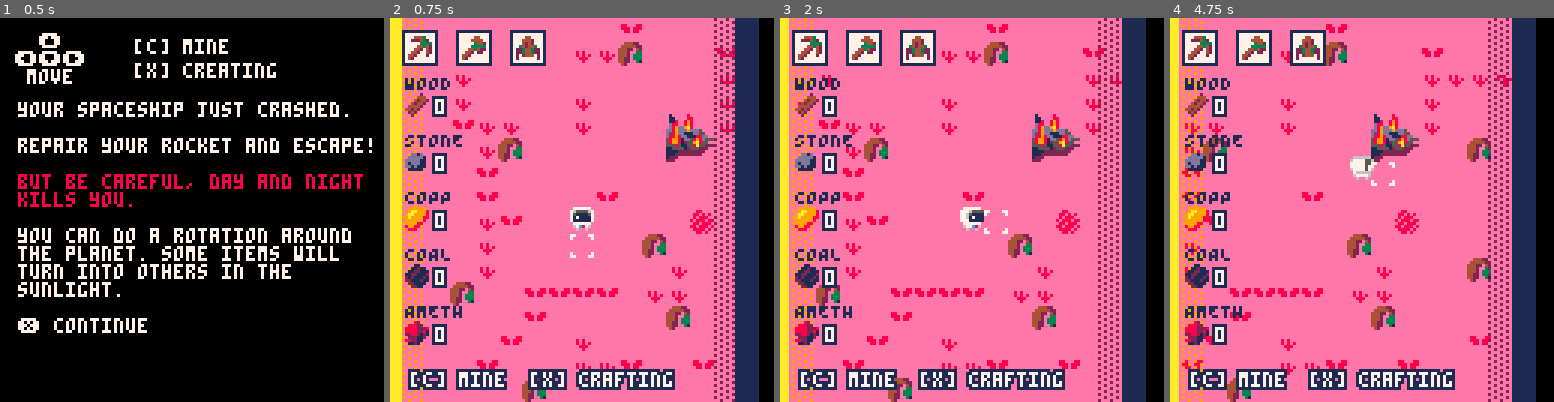
Above: before the commit, frames 1-4 (left to right).
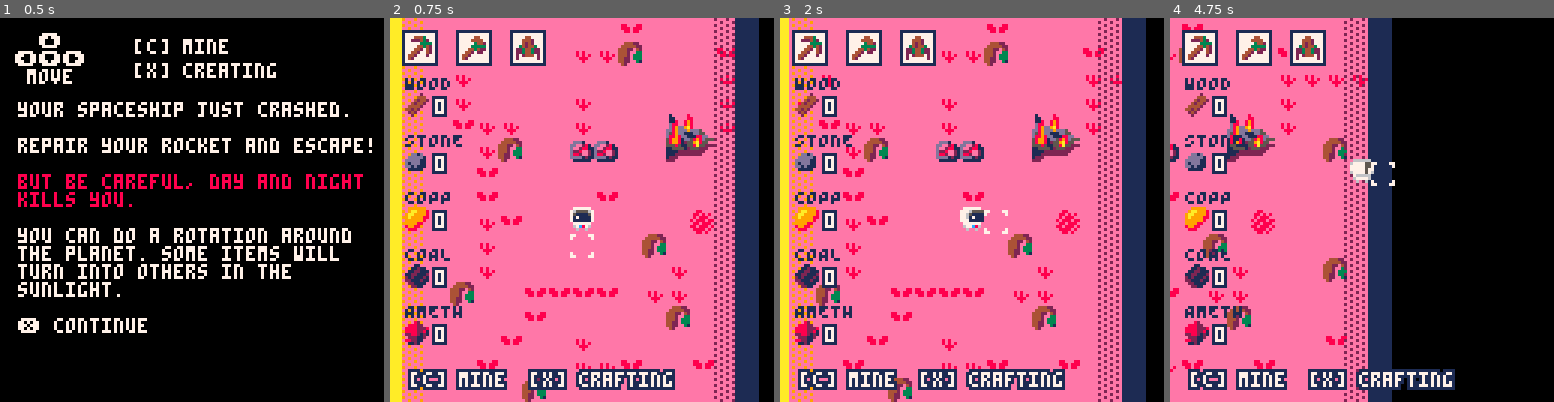
Above: after the commit, the same moments.

Repository: ARKANYOTA/ludumdare47
Game: PICO-8 cartridge arkanv1.p8
Same seed, same stepped clock (60 frames per second), same inputs: the game is played once before the commit and once after it.
Inputs (mouse positions are in pixels of both pictures, inside the frame that each line leads up to):
- Up to frame 1 (0.5 s): tap X (X key) at 0.33 s
- Up to frame 2 (0.75 s): click (670, 121) at 0.67 s; tap O (Z key) at 0.7 s
- Up to frame 3 (2 s): tap X (X key) at 1.07, 1.85 s; click (826, 267) at 1.22 s; hold Right from 1.6 s (still down); tap O (Z key) at 1.7 s; click (887, 114) at 1.77 s
- Up to frame 4 (4.75 s): release Right at 2.1 s; tap O (Z key) every 0.4 s from 2.1 to 4.5 s; hold Up 2.15-2.42 s; click (1342, 259) at 2.32 s; hold Right 2.47-3.03 s; click (1404, 106) at 2.87 s; tap X (X key) at 2.97, 4.08 s; hold Left 3.08-3.58 s; click (1465, 256) at 3.42 s; hold Down 3.63-3.97 s; click (1231, 102) at 3.97 s; hold Right 4.02-4.68 s; click (1292, 248) at 4.52 s; hold Up from 4.73 s (still down)

Frame 1 is identical in both runs. In frame 2, 0.5% of the frame differs, in the area x 46-60%, y 32-38%; in frame 3, 0.5%; in frame 4, 52%, in the area x 0-96%, y 0-100%.

Commit message:
infos update

Diff:
--- a/arkanv1.p8
+++ b/arkanv1.p8
@@ -75,6 +75,16 @@
 sobj = 0
 
 debugvar = 0
+
+--cursor infos
+all_mat={80,81,82,83,84}
+mta={
+  "tree",
+  "stone",
+  "copper",
+  "coal",
+  "amethist"
+}
 -->8
 --init update
 function _init()
@@ -136,6 +146,16 @@
 		  mget()
 		end
 
+		--cursor info
+		if stat(34)==1 then
+		  crx=stat(32)
+		  cry=stat(33)
+		  mat=mget((crx+cx)\8,(cry+cy)\8)
+		  if ismat(mat) then
+		    click=mat
+		  end
+		end
+
 		--sun cooking
 		if(clock%6==0 and
 		(safex\1)%8==0) then
@@ -256,16 +276,16 @@
 	 rectfill(cx+50,cy+36,cx+87,cy+36,12)
 
 	 color(7)
- print("mADE BY:",33,72)
- line(33,79,62,79)
+ printui("mADE BY:",33,72)
+ line(33+cx,79,62+cx,79)
  for i=0,4 do
- 	spr(i+123,32,82+i*9)
+ 	spr(i+123,32+cx,82+i*9)
  end
- print("raphael - logo",43,83)
- print("theobosse - code",43,92)
- print("arkanyota - code",43,101)
- print("yolwoocle - code, art",43,110)
- print("elza - sound",43,119)
+ printui("raphael - logo",43,83)
+ printui("theobosse - code",43,92)
+ printui("arkanyota - code",43,101)
+ printui("yolwoocle - code, art",43,110)
+ printui("elza - sound",43,119)
 
 	 --restart
 	 if btn(❎) then
@@ -350,12 +370,30 @@
 		rectfill(50+cx,5,41+cx,14,7)
 		spr(100+f,42+cx,6)
 
+		if f==5 then
+		  printui("press c on",42,18,1)
+		  printui("destroyed rocket",30,26,1)
+		end
+
 		if open then invsee() end
 
 		--func debug page 3
 		if(bdebug) then debug() end
 
 		drawhotbar()
+		mat=mget(cux\8,cuy\8)
+		mat_name=mta[mat-79]
+		if ismat(mat) then
+		  printui(mat_name,95,105)
+		  if canmine(mat)==true then
+		    printui((((gettime(mat)/6)\1)/10).."S",100,113)
+		  else
+		    local t=gettool(mat)
+		    rect(101+cx,112,112+cx,123,1)
+		    rectfill(102+cx,113,111+cx,122,8)
+		    spr(68+t,103+cx,114)
+		  end
+		end
 	end
 end
 -->8
@@ -442,6 +480,32 @@
   elseif material==84 then
     return p>3
   end
+end
+
+function ismat(material)
+  for i=1,100 do
+    if all_mat[i]==material then
+      return true
+    elseif all_mat[i]==nil then
+      return false
+    end
+  end
+  return false
+end
+
+function gettool(mat)
+  if material==80 then
+    return 0
+  elseif mat==81 then
+    return 2
+  elseif mat==82 then
+    return 3
+  elseif mat==83 then
+    return 2
+  elseif mat==84 then
+    return 4
+  end
+  return 0
 end
 
 function gettime(material)
@@ -1181,7 +1375,7 @@
 4141414241414141414141414141424242424141414140414141424242414141414141414141414141414141414141414141414141414141414141404141414141414141414141414141404141414141414141404141404141414141414140414141414171714141424241415340414141414141414041414141414141414141
 4141424241414141424141414141424141414141415141414142424141414141414141414141414141404141707070707070704141414141414142414141414141404141414153414141414141414141414141414141414140404041414141414141414171717040404141414141414141414141424041414141414041414141
 4141414042424141424141414a4b424141414141414141414141414141414140414041415140414141404141717171717171714041414141404241414141414141404140414141414141414140404040414141414141414141404141414141404153414141717141414141414141414041414141427070704170707041414140
-4141414142504141414141415a5b414141414141414141414141404141414141414141414141414141404141717141414171714141414142424141414141414141404140404141414141414153414141414141414141414040404141414141414140414141717141414141414141414141414141427141717071417141414141
+4141414142504141545441415a5b414141414141414141414141404141414141414141414141414141404141717141414171714141414142424141414141414141404140404141414141414153414141414141414141414040404141414141414140414141717141414141414141414141414141427141717071417141414141
 4141414140414141414141414141414141417070704140414141414140414141414141414141414141404141717141414171714141414142414141414141414170707041414141414041414141414141707070704141414141414141414241414141414141717141414141414141414141414141427170714071707141404141
 4141414140414141414041414141414141417171717070414141414141414041414141414141414141404141717170707071714141414142414141414140424171717141414141414041414141417070717171714141414141414141414142414141404141717141414141414141414141414141414141414141414141404142
 4141414142404141414141414143414141414171717171414141414141414140404141414141414141424241717171717171714141404041414141414141424141414141424141414141414141707171717171714141414041414141414141404141414141417141414040414141414141414142414141414141414141414153
Not shown, changed: 130 lines of the sprite sheet (__gfx__) section of arkanv1.p8
Not shown, changed: the thumbnail (__label__) section of arkanv1.p8
